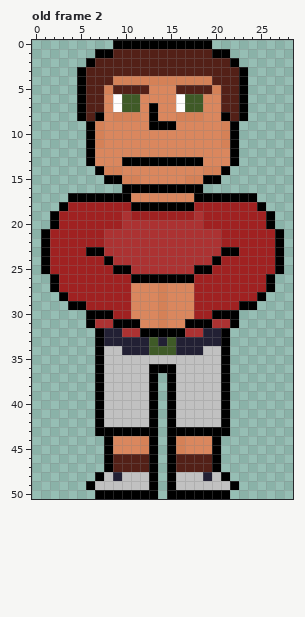
Two states of a pixel-art file, WIP/Doofus2.aseprite. The first picture shows the starting point.
32x52 pixels, 2 frames. Shown: old frame 2. The old version is drawn lined up with the new one, on the new canvas.
After the commit:
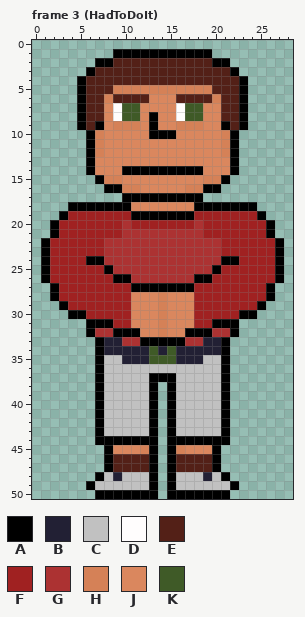
Palette (. is transparent): A #000000  B #222034  C #c1c1c1  D #fffdfd  E #532017  F #a02121  G #ac3232  H #d58157  J #da875e  K #3f5a27
A new or re-ordered frame is compared with the old frame closest to it.
The exact change:
canvas 32x52 -> 29x51, the old top-left corner now at -1,-1 (the part of the old canvas that was cut away was empty and is not shown)
frames 2 -> 3
Frame 3 (HadToDoIt) is new; against old frame 2:
y 0: x 9..19 AAAAAAAAAAA -> ...........
y 1: x 7..21 AAEEEEEEEEEEEAA -> ..AAAAAAAAAAA..
y 2: x 6..8 AEE -> .AA; x 20..22 EEA -> AA.
y 3: x 5..6 AE -> .A; x 22..23 EA -> A.
y 4: x 9..19 HHHHHHHHHHH -> EEEEEEEEEEE
y 5: x 8..20 HEEEEJJJEEEEH -> EHHHHHHHHHHHE
y 6: x 8..12 JDKKJ -> HEEEE; x 16..20 DKKJJ -> EEEEH
y 7: x 13 A -> J
y 8: x 7 A -> E; x 9..11 HHH -> DKK; x 16..18 HHH -> DKK; x 21 A -> E
y 9: x 5..7 .AH -> AEA; x 9..11 JJJ -> HHH; x 14..18 AAJJJ -> JJHHH; x 21..23 HA. -> AEA
y 10: x 13..15 JJJ -> AAA
y 12: x 7 J -> H; x 21 J -> H
y 13: x 10..18 AAAAAAAAA -> JJJJJJJJJ
y 14: x 6..22 .AHHJJJJJJJJJHHA. -> AJJJAAAAAAAAAJJJA
y 15: x 7..11 .AAHH -> AHHJJ; x 17..21 HHAA. -> JJHHA
y 16: x 8..20 ..AAAAAAAAA.. -> AAHHJJJJJHHAA
y 17: x 4..9 AAAAAA -> ......; x 11..17 JJJJJJJ -> AAAAAAA; x 19..24 AAAAAA -> ......
y 18: x 3..25 AFFFFFFFAAAAAAAFFFFFFFA -> .AAAAAAAJJJJJJJAAAAAAA.
y 19: x 2..3 AF -> .A; x 10..18 GFFFFFFFG -> FAAAAAAAF; x 25..26 FA -> A.
y 20: x 11..17 GGGGGGG -> FFFFFFF
y 21: x 1..2 AF -> .A; x 8..9 GG -> FF; x 19..20 GG -> FF; x 26..27 FA -> A.
y 23: x 6..7 AA -> FF; x 21..22 AA -> FF
y 24: x 6..8 FFA -> AAG; x 20..22 AFF -> GAA
y 25: x 8..10 FAA -> AGG; x 18..20 AAF -> GGA
y 26: x 1..2 .A -> AF; x 9..19 FFAAAAAAAFF -> AAGGGGGGGAA; x 26..27 A. -> FA
y 27: x 11..17 JJJHJJJ -> AAAAAAA
y 28: x 2..3 .A -> AF; x 25..26 A. -> FA
y 29: x 3..5 .AA -> AFF; x 23..25 AA. -> FFA
y 30: x 4..8 ..AAA -> AAFFF; x 20..24 AAA.. -> FFFAA
y 31: x 7..11 GGAAA -> AAFFJ; x 17..21 AAAGG -> JFFAA
y 32: x 6..22 .ABBGGAAAAAGGBBA. -> AGGAAAJJHJJAAAGGA
y 33: x 10..18 BBBKBKBBB -> GGAAAAAGG
y 34: x 8..9 CC -> BB; x 14 K -> B; x 19..20 CC -> BB
y 35: x 10..18 CCCCCCCCC -> BBBKKKBBB
y 36: x 13..15 AAA -> CCC
y 37: x 14 . -> A
y 43: x 8..12 AAAAA -> CCCCC; x 16..20 AAAAA -> CCCCC
y 44: x 7 . -> A; x 9..12 JJJH -> AAAA; x 16..19 HJJJ -> AAAA; x 21 . -> A
Boxes around the changes in both pictures, in picture pixels (x1, y1, x2, y2):
changed: (41, 40, 284, 382)
changed: (95, 427, 230, 445)
